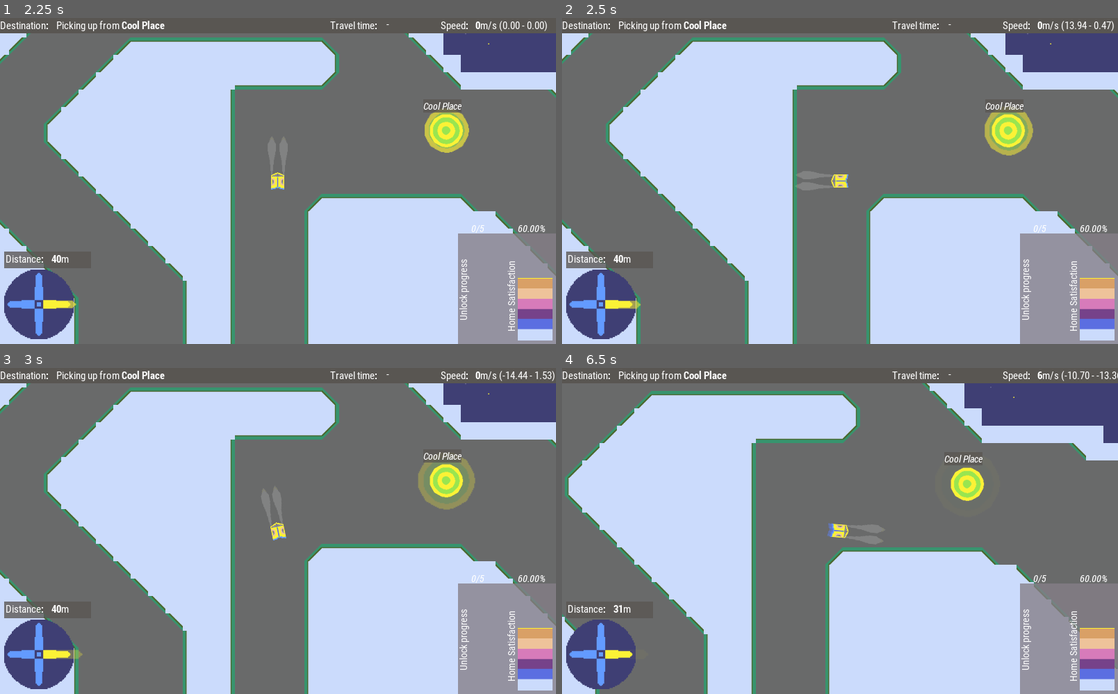
Above: before the commit, frames 1-4 (two rows, left to right).
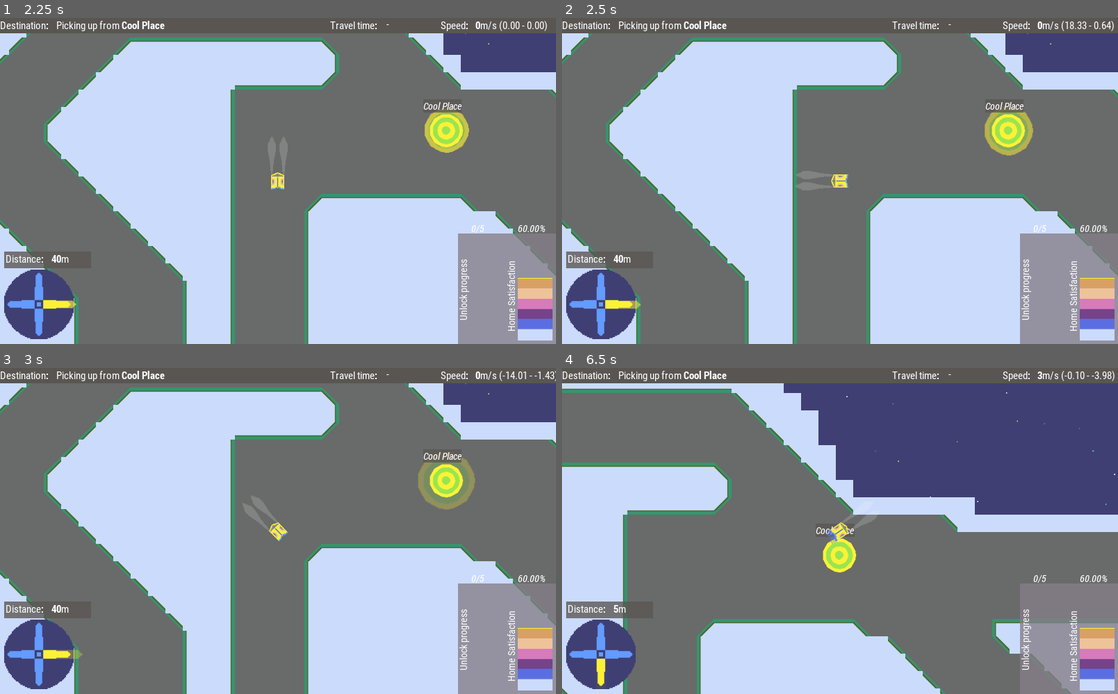
Above: after the commit, the same moments.

Repository: broquaint/comrade-cabbie
Game: Godot game, scene res://Root.tscn
Two runs of this game, one before a commit and one after it. Both use one fixed random seed, a clock stepped at 60 frames per second and the inputs below.
Inputs:
- Up to frame 1 (2.25 s): click "New Game" at 0.5 s; click "OK" at 1.25 s; hold Right (move_right) from 2.03 s (still down); hold Space (action_button) from 2.03 s (still down)
- Up to frame 2 (2.5 s): keep holding Right (move_right); keep holding Space (action_button)
- Up to frame 3 (3 s): release Right (move_right) at 2.78 s; release Space (action_button) at 2.78 s; hold Left (move_left) from 2.78 s (still down); tap Space (action_button) at 2.85 s
- Up to frame 4 (6.5 s): release Left (move_left) at 3.53 s; hold Right (move_right) 3.53-4.28 s; hold Space (action_button) 3.53-4.28 s; hold Up (move_up) 4.28-5.03 s; tap Space (action_button) at 4.35, 5.85 s; hold Space (action_button) 5.03-5.78 s; hold Left (move_left) from 5.03 s (still down)

Frame 1 is identical in both runs. In frame 2, less than 0.1% of the frame differs, in the area x 91-99%, y 1-4%; in frame 3, 0.2%; in frame 4, 57%, in the area x 0-100%, y 0-100%.

Commit message:
Incremental ship changes #1 - Angular momentum
Readd angular momentum but make it snappier. Still needs to be more
snappy but now it feels like _something_ rather than moving a sprite
about (probably).

Diff:
--- a/Player.gd
+++ b/Player.gd
@@ -10,9 +10,6 @@
 
 signal pickup_interrupted()
 
-const ANGULAR_THRUST = 14.0
-const ANGULAR_DRAG = 0.25
-
 enum CabState {
 	CRUISING, # Not implemented yet
 	PICKING_UP,
@@ -29,6 +26,9 @@
 const ROTATION_SPEED : float       = 4.25 * 60
 const BOOST_ROTATION_SPEED : float = 2.75 * 60
 const FLOAT_ROTATION_SPEED : float = 5.0  * 60
+
+const ANGULAR_THRUST = 20.0
+const ANGULAR_DRAG = 5.0
 
 const TURN_SNAP : float = 15.0
 
@@ -125,16 +125,19 @@
 			rotation_speed = FLOAT_ROTATION_SPEED
 
 		angular_acceleration = 0
+		var angular_drag = ANGULAR_DRAG
 		if Input.is_action_pressed("move_left"):
 			# rotation_degrees -= delta * rotation_speed
 			angular_acceleration = -ANGULAR_THRUST
 		elif Input.is_action_pressed("move_right"):
 			# rotation_degrees += delta * rotation_speed
 			angular_acceleration = ANGULAR_THRUST
+		else:
+			angular_drag = ANGULAR_DRAG * 100
 
 		# Angular movement
 		net_angular_acceleration = angular_acceleration - angular_velocity * ANGULAR_DRAG
-		angular_velocity += net_angular_acceleration * delta
+		angular_velocity = clamp(angular_velocity + net_angular_acceleration * delta, -4.0, 4.0)
 		rotation += angular_velocity * delta
 		# if Input.is_action_just_released("move_left") or Input.is_action_just_released("move_right"):
 		# 	rotation_degrees = int(stepify(rotation_degrees, TURN_SNAP))
@@ -149,6 +152,8 @@
 		var acceleration : Vector2
 
 		if not $Snapper/DoubleTapWait.is_stopped() and not $Snapper.is_active() and not $Flipper.is_active():
+			net_angular_acceleration = 0
+			angular_velocity = 0
 			var to = int(stepify(rotation_degrees, 45.0))
 			$Snapper.interpolate_property(
 				self, 'rotation_degrees', rotation_degrees, to, 0.25,
